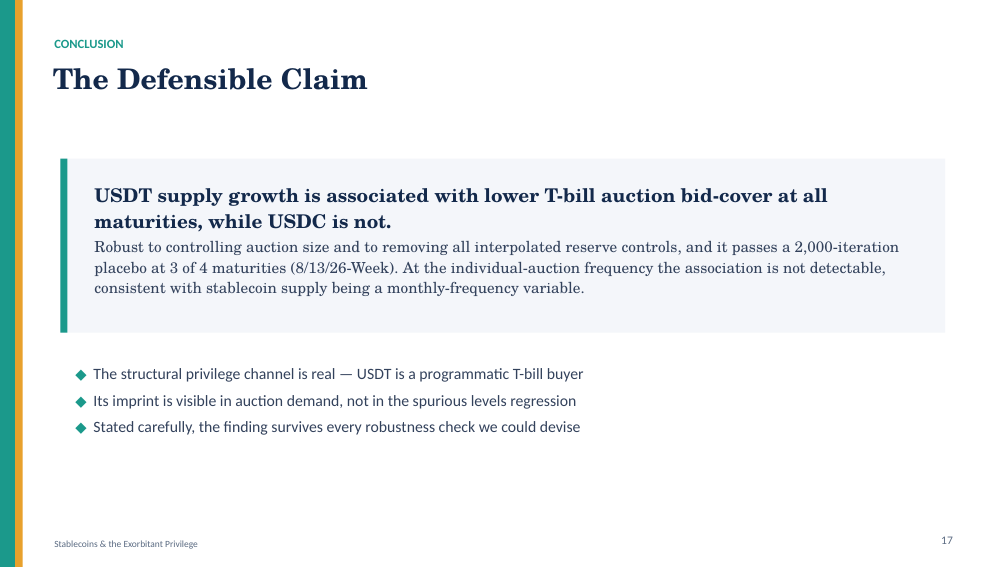
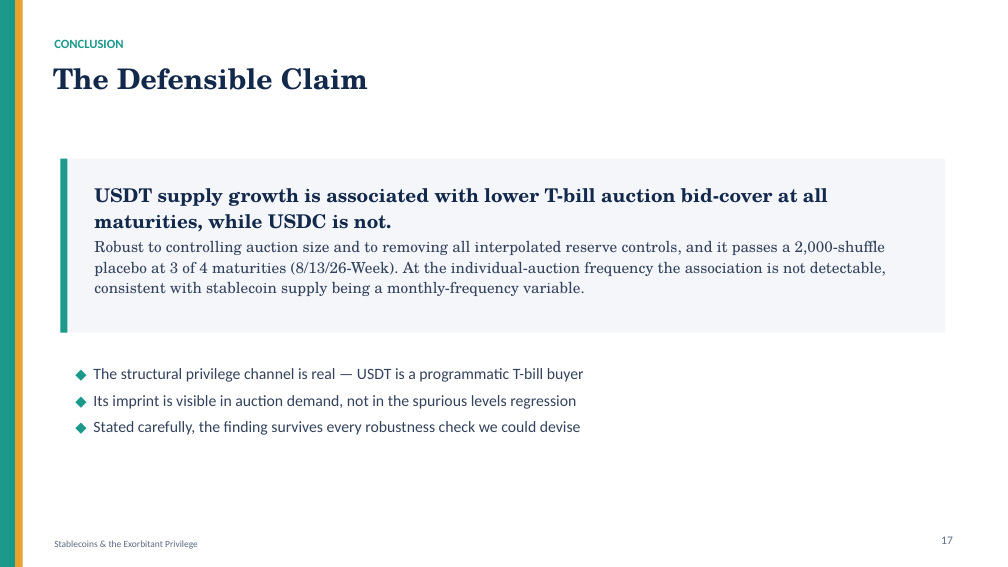
Before and after one commit to kimmireu0921/Stablecoins-and-the-Exorbitant-Privilege, a slide deck: slide 17 of presentations/0616_Stablecoin_Exorbitant_Privilege.pptx. Drawn at 1008x567 pixels with LibreOffice and Linux fonts; fonts in the diff are those of the drawing. Boxes give left, top, right and bottom in pixels: in the first picture for what was removed or moved away, otherwise in the second. Text is boxed around its words. In the diff, an @@ line names an element or a change of style, - is before the commit and + after.

Commit message:
update on my part

```diff
--- a/presentations/0616_Stablecoin_Exorbitant_Privilege.pptx
+++ b/presentations/0616_Stablecoin_Exorbitant_Privilege.pptx
@@ text at [94, 240, 886, 296]: text changed @@
-Robust to controlling auction size and to removing all interpolated reserve controls, and it passes a 2,000-iteration placebo at 3 of 4 maturities (8/13/26-Week). At the individual-auction frequency the association is not detectable, consistent with stablecoin supply being a monthly-frequency variable.
+Robust to controlling auction size and to removing all interpolated reserve controls, and it passes a 2,000-shuffle placebo at 3 of 4 maturities (8/13/26-Week). At the individual-auction frequency the association is not detectable, consistent with stablecoin supply being a monthly-frequency variable.
```
